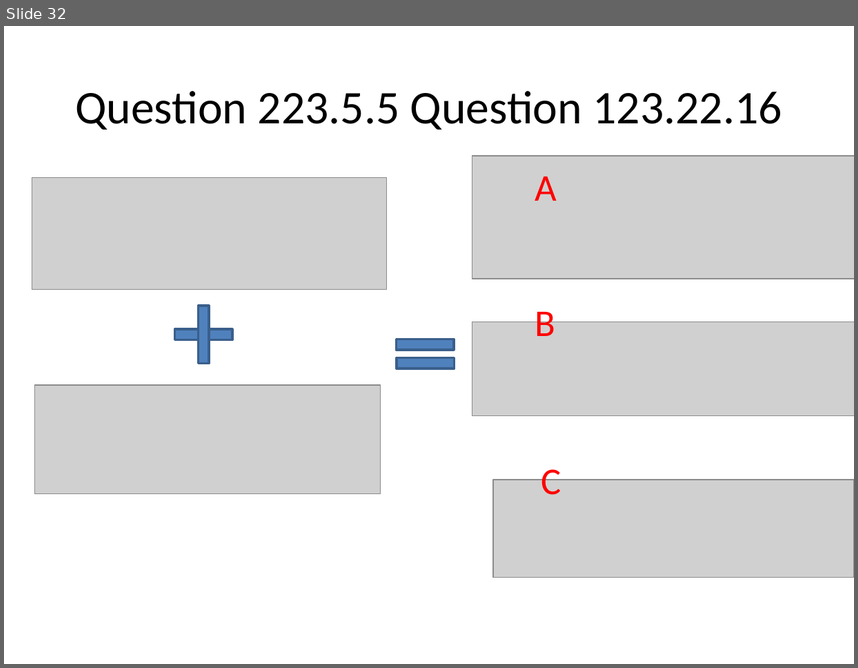
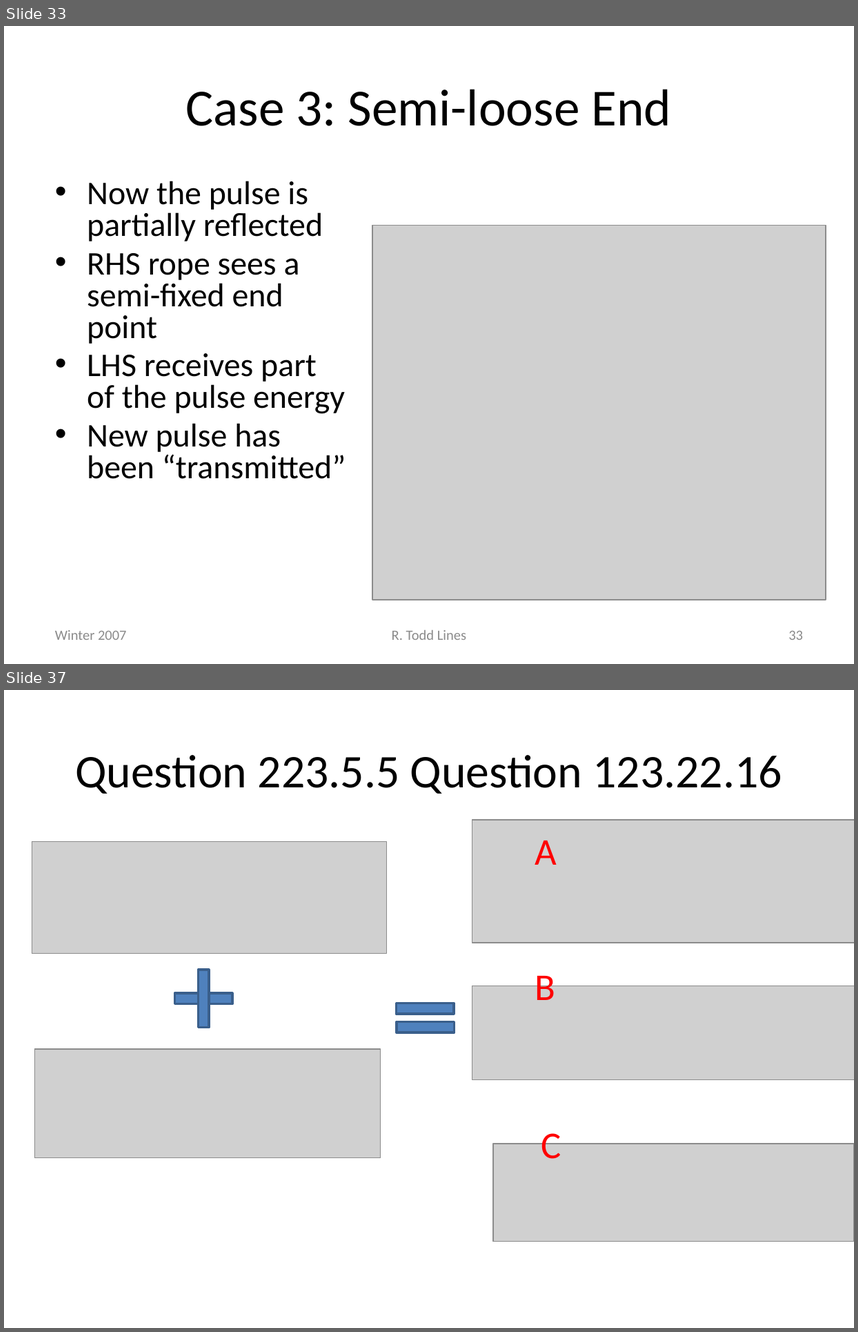
Before and after one commit to rtlines/Introductory-Physics-II, a slide deck: Lecture_Slides/PH 123 Lecture 06.pptx. Shown one above the other, each under a label of ours: slide 32 before the commit, slides 33 and 37 after it; the slides between them are not shown. The pictures are 858x668 and 858x1332 pixels, drawn with LibreOffice and Linux fonts; fonts in the diff are those of the drawing; grey boxes stand for pictures. Boxes give left, top, right and bottom in pixels: in the first picture for what was removed or moved away, otherwise in the second. Text is boxed around its words. In the diff, an @@ line names an element or a change of style, - is before the commit and + after.

Commit message:
worked on lectures 8 and 9 slides and text

```diff
--- a/Lecture_Slides/PH 123 Lecture 06.pptx
+++ b/Lecture_Slides/PH 123 Lecture 06.pptx
@@ slide 33 added at bbox=[4, 26, 854, 664], background #FFFFFF @@
@@ title added at bbox=[185, 89, 671, 126], 44 pt, text #000000 @@
+Case 3: Semi-loose End
@@ text added at bbox=[87, 181, 346, 479], 28 pt, text #000000 @@
+• Now the pulse is partially reflected
+• RHS rope sees a semi-fixed end point
+• LHS receives part of the pulse energy
+• New pulse has been “transmitted”
@@ picture added at bbox=[372, 225, 825, 599] @@
@@ text added at bbox=[55, 630, 127, 639], 12 pt, text #8C8C8C @@
+Winter 2007
@@ text added at bbox=[392, 630, 466, 639], 12 pt, text #8C8C8C @@
+R. Todd Lines
@@ page number added at bbox=[789, 630, 803, 639], 12 pt, text #8C8C8C @@
+33
@@ what was slide 32 is now slide 37 @@
```
Also in this commit, not shown: 32 other slides added, 8 other files.
